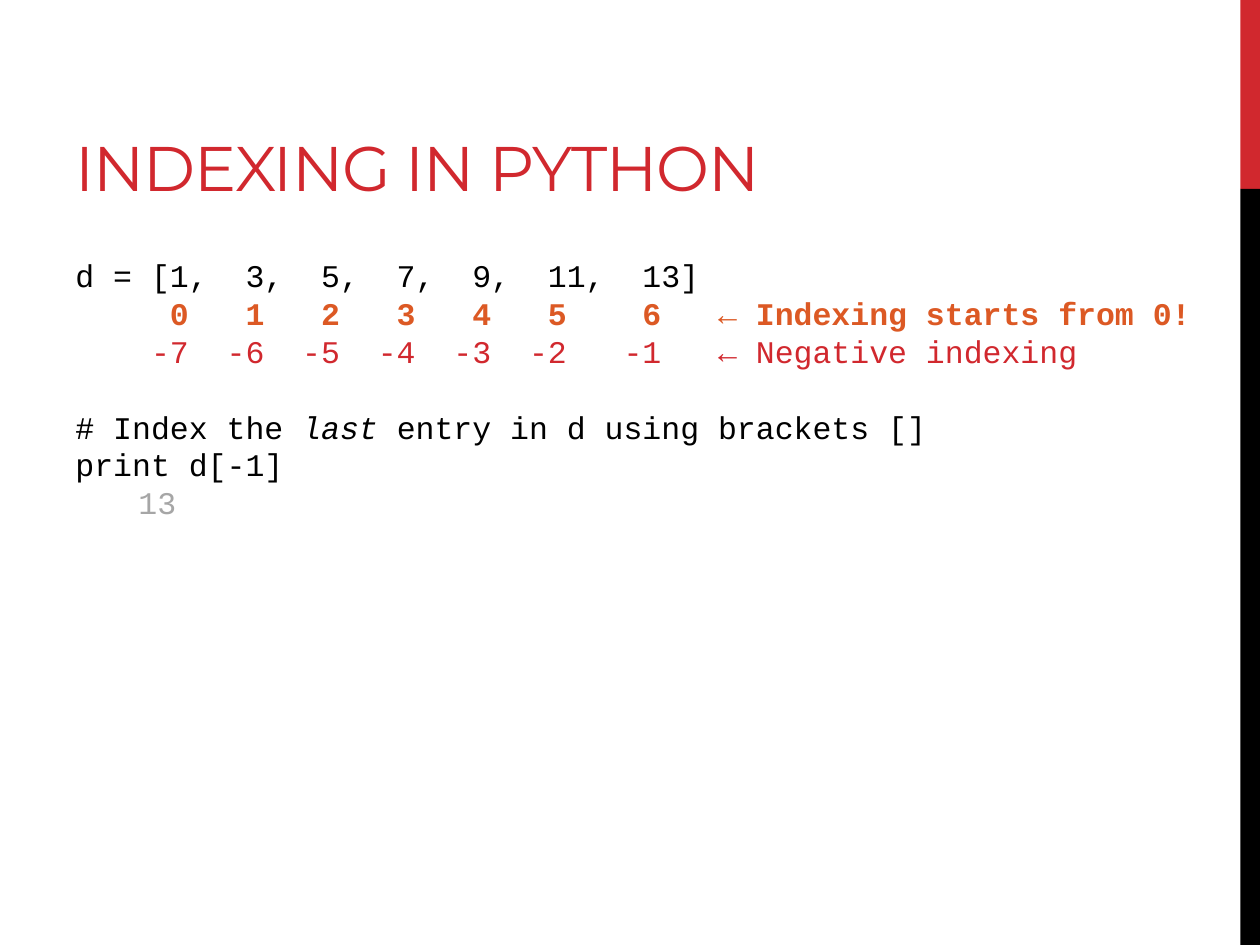
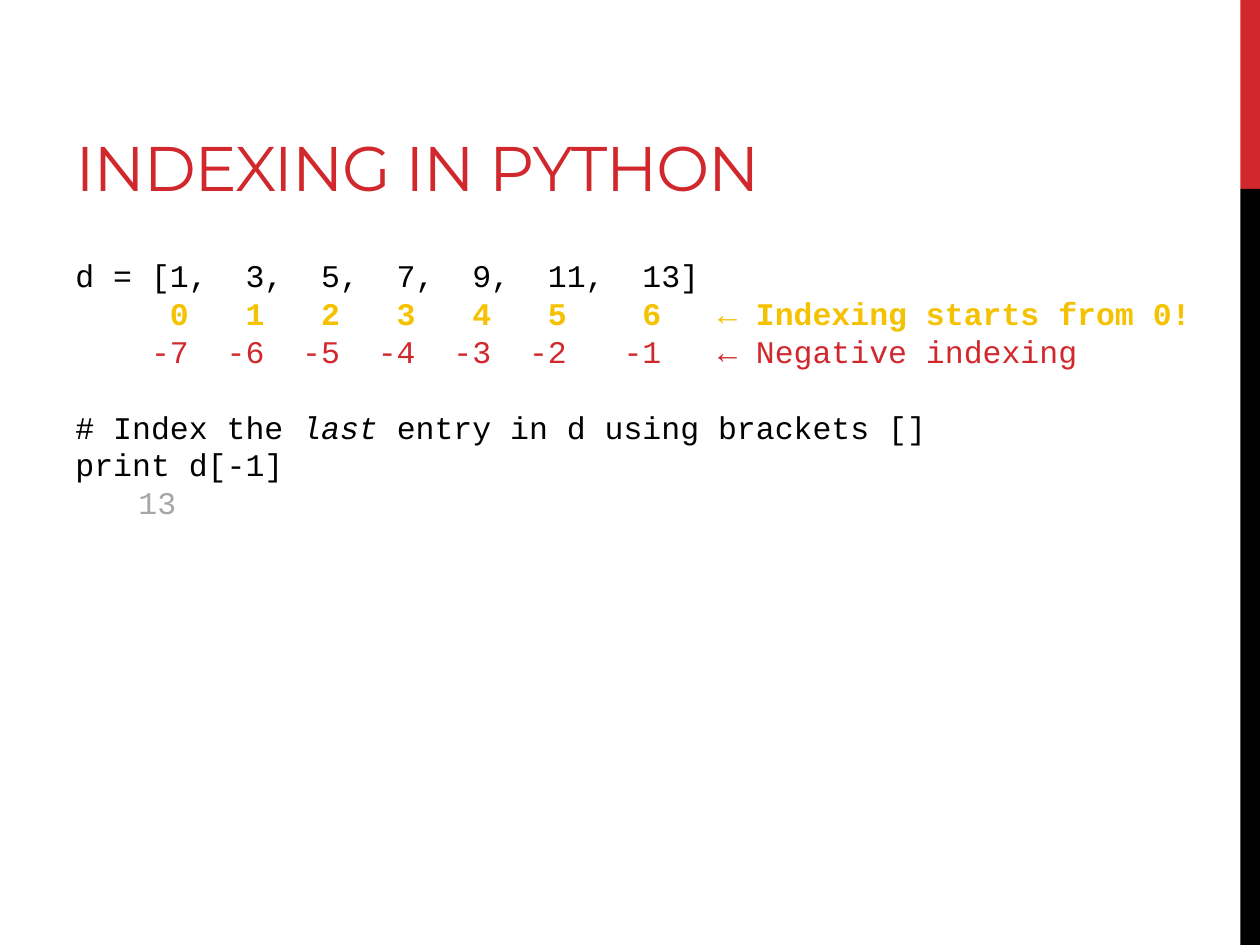
Before and after one commit to BjornFJohansson/ccbb_bigdata2015_python, a slide deck: slide 54 of slides/slides_day1.pptx. Drawn at 1260x945 pixels with LibreOffice and Linux fonts; fonts in the diff are those of the drawing. Boxes give left, top, right and bottom in pixels: in the first picture for what was removed or moved away, otherwise in the second. Text is boxed around its words. In the diff, an @@ line names an element or a change of style, - is before the commit and + after.

```diff
--- a/slides/slides_day1.pptx
+++ b/slides/slides_day1.pptx
@@ text at [170,302,1191,332]: text colour #DC5924 to #F5C201 in "0 1 2 3 4 5 6 ..." @@
```
Also in this commit, not shown: 5 other slides changed, 1 other file.
